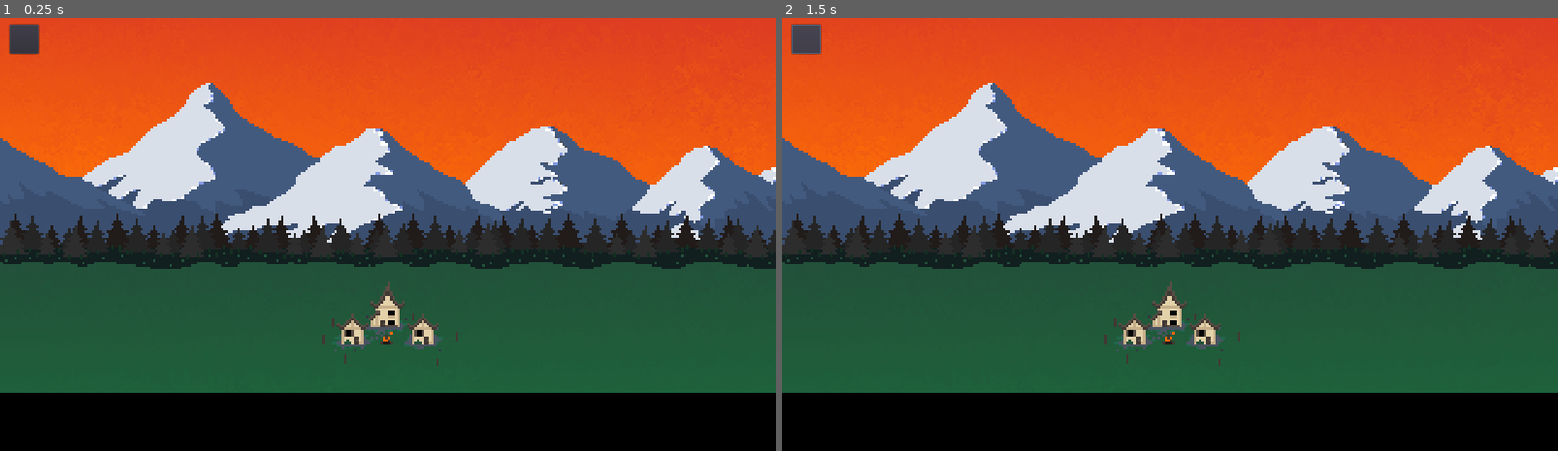
Above: before the commit, frames 1-2 (left to right).
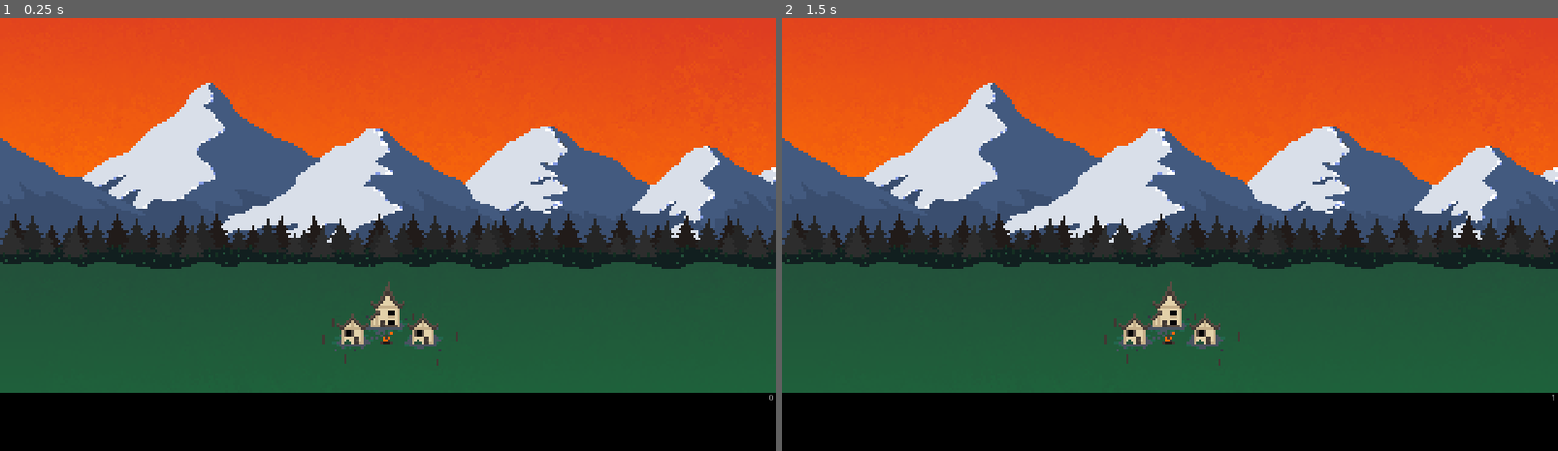
Above: after the commit, the same moments.

Repository: terrainbuilder52/Disaster_Dispatcher
Game: Godot game, scene res://Main_Scene.tscn
Two runs of this game, one before a commit and one after it. Both use one fixed random seed, a clock stepped at 60 frames per second and the inputs below.
Inputs (mouse positions are in pixels of both pictures, inside the frame that each line leads up to):
- Up to frame 1 (0.25 s): no input
- Up to frame 2 (1.5 s): click (805, 39) at 0.52 s; click (805, 39) at 1.27 s

The runs differ from the first frame. In frame 1, 0.3% of the frame differs, in the area x 1-100%, y 1-89%; in frame 2, 0.3%.

Commit message:
Added Turn counter

Diff:
--- /dev/null
+++ b/Disaster_Dispatcher/Main_Scene.gd
@@ -0,0 +1,22 @@
+extends Node
+
+var time = 0
+var time_passed = 60
+var turn = 0
+# Declare member variables here. Examples:
+# var a = 2
+# var b = "text"
+
+
+# Called when the node enters the scene tree for the first time.
+func _ready():
+	pass # Replace with function body.
+
+
+# Called every frame. 'delta' is the elapsed time since the previous frame.
+func _process(delta):
+	time += 1
+	if time > time_passed:
+		time = 0
+		turn += 1
+	$WorldUI/CanvasLayer/TurnLabel.text = str(turn)
--- a/Disaster_Dispatcher/Main_Scene.tscn
+++ b/Disaster_Dispatcher/Main_Scene.tscn
@@ -1,14 +1,38 @@
-[gd_scene load_steps=4 format=2]
+[gd_scene load_steps=5 format=2]
 
 [ext_resource path="res://UI.tscn" type="PackedScene" id=1]
 [ext_resource path="res://WorldBackground.tscn" type="PackedScene" id=2]
 [ext_resource path="res://City.tscn" type="PackedScene" id=3]
+[ext_resource path="res://Main_Scene.gd" type="Script" id=4]
 
 [node name="World" type="Node"]
+script = ExtResource( 4 )
 
 [node name="WorldBackground" parent="." instance=ExtResource( 2 )]
 
-[node name="Control" parent="." instance=ExtResource( 1 )]
-
 [node name="City" parent="." instance=ExtResource( 3 )]
 position = Vector2( 640, 512 )
+
+[node name="UI" parent="." instance=ExtResource( 1 )]
+
+[node name="WorldUI" type="Control" parent="."]
+margin_right = 40.0
+margin_bottom = 40.0
+__meta__ = {
+"_edit_use_anchors_": false
+}
+
+[node name="CanvasLayer" type="CanvasLayer" parent="WorldUI"]
+layer = 100
+
+[node name="TurnLabel" type="Label" parent="WorldUI/CanvasLayer"]
+margin_left = 1202.36
+margin_top = 626.065
+margin_right = 1276.36
+margin_bottom = 708.065
+text = "AHHHHHHHHHHHHHHHHHHHHHHHHHHHH"
+align = 2
+autowrap = true
+__meta__ = {
+"_edit_use_anchors_": false
+}
--- a/Disaster_Dispatcher/UI.tscn
+++ b/Disaster_Dispatcher/UI.tscn
@@ -1,6 +1,6 @@
 [gd_scene format=2]
 
-[node name="Control" type="Control"]
+[node name="UI" type="Control"]
 anchor_right = 1.0
 anchor_bottom = 1.0
 __meta__ = {
@@ -18,12 +18,3 @@
 __meta__ = {
 "_edit_use_anchors_": false
 }
-
-[node name="Button" type="Button" parent="CanvasLayer"]
-margin_left = 16.0
-margin_top = 16.0
-margin_right = 64.0
-margin_bottom = 64.0
-__meta__ = {
-"_edit_use_anchors_": false
-}
--- /dev/null
+++ b/Disaster_Dispatcher/WorldUI_theme.tres
@@ -0,0 +1,3 @@
+[gd_resource type="Theme" format=2]
+
+[resource]
